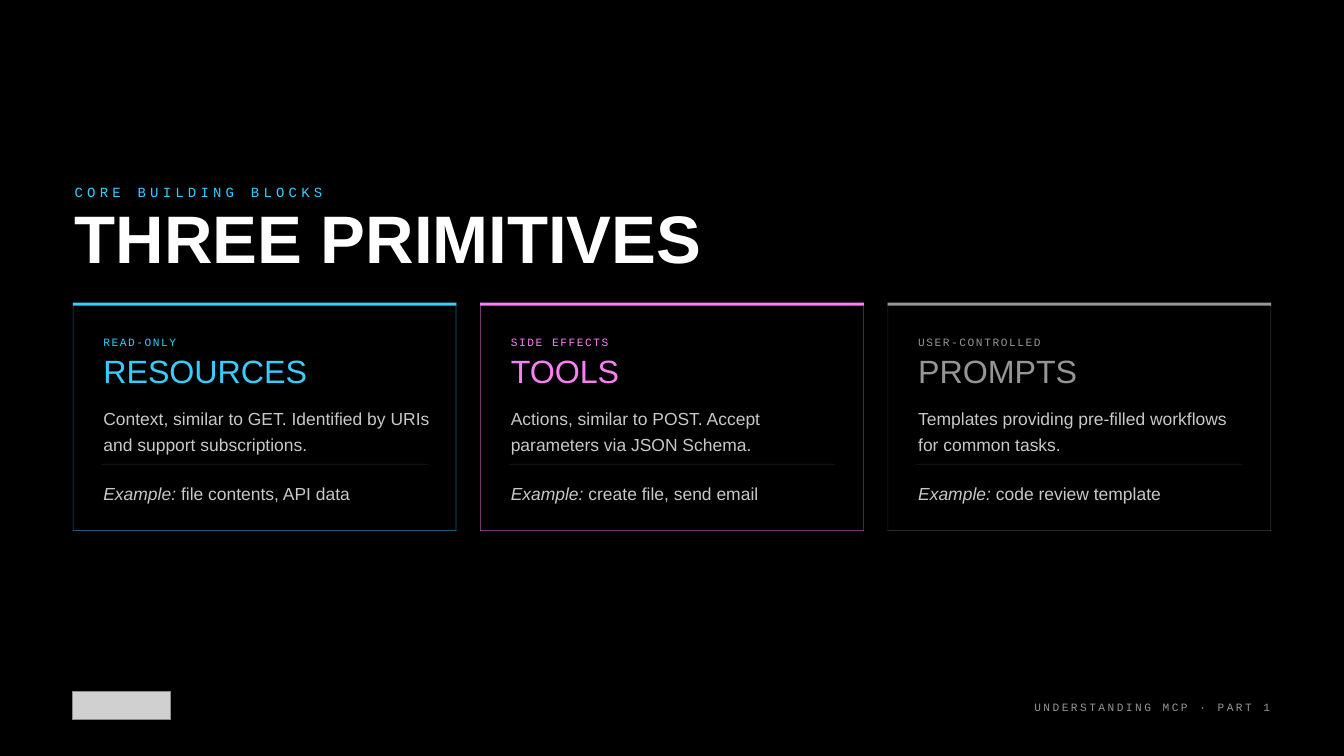
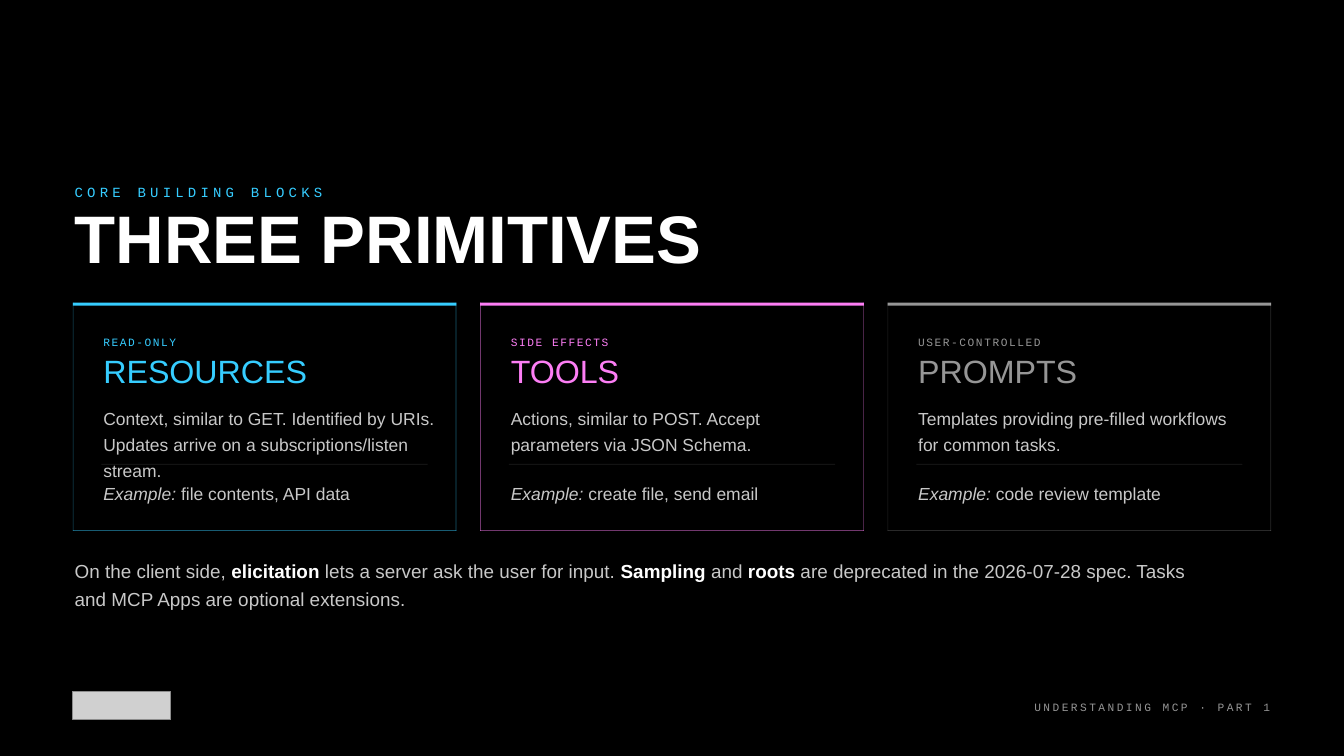
Before and after one commit to kkmookhey/training, a slide deck: slide 6 of blackhat-2026-adversarial-ai/M6-mcp-security/slides/Understanding MCP.pptx. Drawn at 1344x756 pixels with LibreOffice and Linux fonts; fonts in the diff are those of the drawing; grey boxes stand for pictures. Boxes give left, top, right and bottom in pixels: in the first picture for what was removed or moved away, otherwise in the second. Text is boxed around its words. In the diff, an @@ line names an element or a change of style, - is before the commit and + after.

```diff
--- a/blackhat-2026-adversarial-ai/M6-mcp-security/slides/Understanding MCP.pptx
+++ b/blackhat-2026-adversarial-ai/M6-mcp-security/slides/Understanding MCP.pptx
@@ text at (103, 412, 435, 455): text changed @@
-Context, similar to GET. Identified by URIs and support subscriptions.
+Context, similar to GET. Identified by URIs. Updates arrive on a subscriptions/listen stream.
@@ text added at (75, 564, 1184, 610), 20.2 pt, text #C8C8C8 @@
+On the client side, elicitation lets a server ask the user for input. Sampling and roots are deprecated in the 2026-07-28 spec. Tasks and MCP Apps are optional extensions.
```
Also in this commit, not shown: 4 other slides changed, 3 slides added, 3 slides removed, 33 other files.
